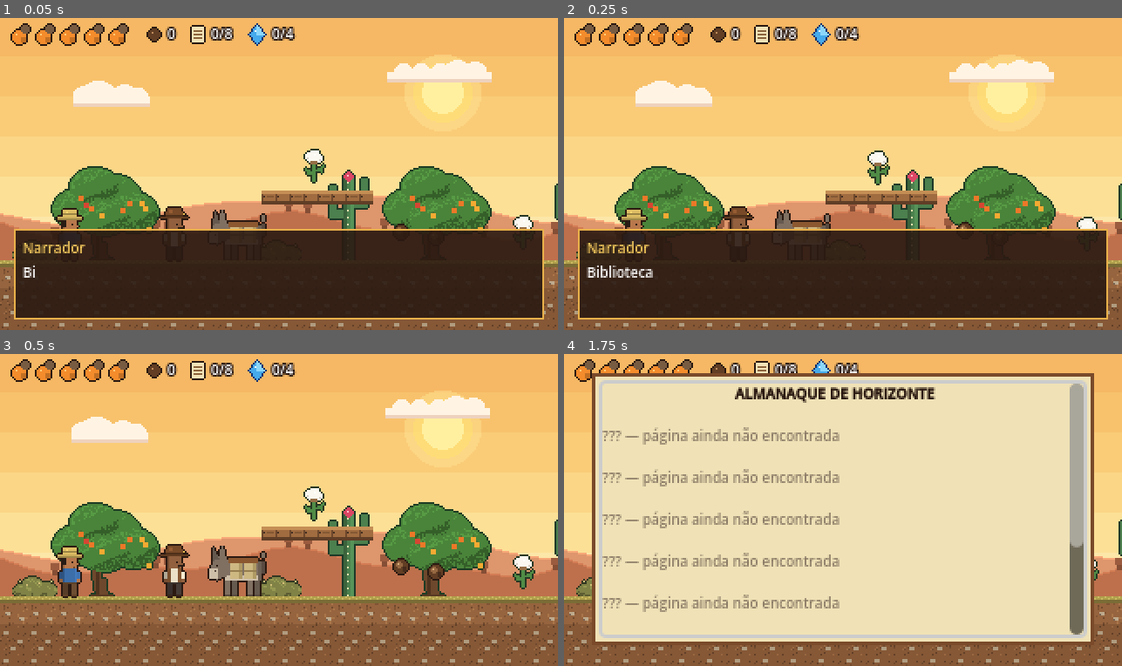
Above: before the commit, frames 1-4 (two rows, left to right).
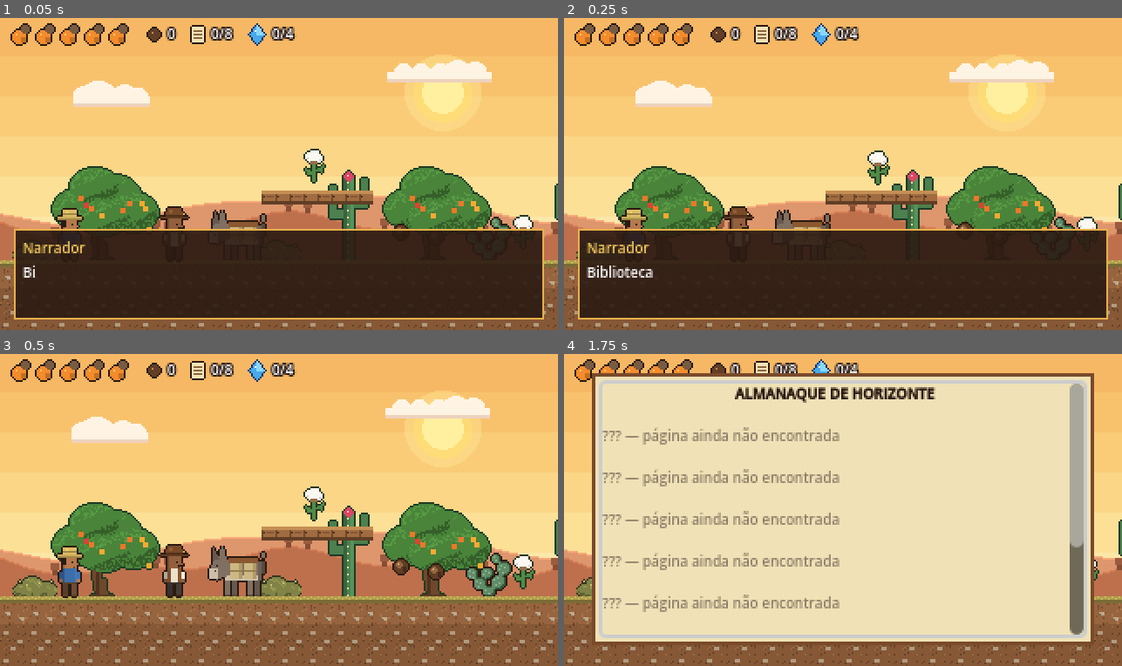
Above: after the commit, the same moments.

Repository: helicleiton/horizonte-jornada-no-tempo
Game: Godot game, scene res://tests/smoke_test.tscn
Same seed, same stepped clock (60 frames per second), same inputs: the game is played once before the commit and once after it. This scene is started directly instead of the project's main scene.
Inputs:
- Up to frame 1 (0.05 s): no input
- Up to frame 2 (0.25 s): no input
- Up to frame 3 (0.5 s): no input
- Up to frame 4 (1.75 s): tap Enter at 0.5 s; hold Tab (almanaque) 0.53-1.28 s; hold D (mover_direita) from 0.53 s (still down); tap Space (pular) at 0.77, 1.25, 1.52 s; tap E (interagir) at 1.35 s

The runs differ from the first frame. In frame 1, less than 0.1% of the frame differs, in the area x 87-92%, y 63-68%; in frame 2, less than 0.1%; in frame 3, 0.7%, in the area x 83-92%, y 63-78%; in frame 4, nothing differs.

Commit message:
Sons reais e plantas do sertão (CC0) na Fase 1
- tools/importar_sons.py: baixa gravações CC0 do Freesound e da Kenney,
  recorta e normaliza. Substitui passos, página, livro do Almanaque,
  semente (triângulo), escolha, ambiente da roça e nascente.
- Zurro do jumento do Seu Zeca, posicional e de tempos em tempos.
- tools/importar_arte.py: recorta palma, coroa-de-frade, agave e pedras
  do pacote CC0 "Desert Level Decorations" (ScratchIO) e aplica o
  contorno dos nossos sprites; plantas distribuídas pela fase.
- Créditos, README e .gitignore (cache dos downloads) atualizados.

Co-Authored-By: Claude Opus 5.5 <noreply@anthropic.com>

Diff:
--- a/scripts/autoload/audio_manager.gd
+++ b/scripts/autoload/audio_manager.gd
@@ -1,6 +1,7 @@
 extends Node
 ## Efeitos sonoros, música e ambiente (autoload "AudioManager").
-## Os arquivos são gerados por tools/gerar_audio.py em assets/audio/.
+## Os arquivos vêm de tools/gerar_audio.py (sintetizados) e de
+## tools/importar_sons.py (gravações CC0), em assets/audio/.
 
 const EFEITOS := [
 	"pulo", "aterrissa", "passo1", "passo2", "semente", "item", "pagina", "caju", "fragmento",
--- a/scripts/levels/fase_teste.gd
+++ b/scripts/levels/fase_teste.gd
@@ -6,6 +6,7 @@
 const MUSICA := "res://assets/audio/musica/fase1_baiao.ogg"
 const AMBIENTE := "res://assets/audio/ambiente/dia_sertao.ogg"
 const NASCENTE := "res://assets/audio/ambiente/nascente.ogg"
+const ZURRO := "res://assets/audio/sfx/jumento.ogg"
 const CHAO_Y := 160.0
 
 @export var limite_direito := 1500
@@ -163,6 +164,15 @@
 		_prop("cerca", x, CHAO_Y + 1, -4)
 	for x in [20, 160, 580, 820, 960, 1290, 1430]:
 		_prop("arbusto", x, CHAO_Y + 1, -3, x % 2 == 0)
+	# Palma, coroa-de-frade, agave e pedras (pixel art CC0, tools/importar_arte.py)
+	for item in [["palma", 280], ["palma_pequena", 1025], ["palma", 1345]]:
+		_prop(item[0], item[1], CHAO_Y + 1, -5)
+	for item in [["coroa_de_frade", 382], ["coroa_de_frade_pequena", 396], ["coroa_de_frade", 1405]]:
+		_prop(item[0], item[1], CHAO_Y + 1, -4)
+	_prop("agave", 880, CHAO_Y + 1, -5)
+	_prop("pedra", 778, CHAO_Y + 2, -3)
+	_prop("pedra", 1165, CHAO_Y + 2, -3, true)
+	_prop("pedra_grande", 1478, CHAO_Y + 2, -4)
 	# Nascente (o olho d'água do Seu Venâncio)
 	_prop("nascente", 752, CHAO_Y + 4, -2)
 
@@ -172,6 +182,7 @@
 		jumento.flip_h = true
 		jumento.z_index = -1
 		add_child(jumento)
+		_zurrar_de_vez_em_quando(jumento.position)
 
 
 # --- Áudio ----------------------------------------------------------------------------------
@@ -190,3 +201,24 @@
 	agua.volume_db = -4.0
 	add_child(agua)
 	agua.play()
+
+
+## O jumento do Seu Zeca zurra a cada 14–26 s; só se ouve de perto.
+func _zurrar_de_vez_em_quando(posicao: Vector2) -> void:
+	if not ResourceLoader.exists(ZURRO):
+		return
+	var zurro := AudioStreamPlayer2D.new()
+	zurro.stream = load(ZURRO)
+	zurro.position = posicao
+	zurro.max_distance = 300.0
+	zurro.volume_db = -6.0
+	add_child(zurro)
+	var timer := Timer.new()
+	timer.one_shot = true
+	add_child(timer)
+	timer.timeout.connect(func() -> void:
+		if not DialogueBox.ativo:
+			zurro.pitch_scale = randf_range(0.94, 1.04)
+			zurro.play()
+		timer.start(randf_range(14.0, 26.0)))
+	timer.start(randf_range(6.0, 12.0))
Not shown, added: .claude/launch.json
Not shown, added: assets/audio/sfx/jumento.ogg.import
Binary file added: assets/sprites/agave.png
Not shown, added: assets/sprites/agave.png.import
Binary file added: assets/sprites/coroa_de_frade.png
Not shown, added: assets/sprites/coroa_de_frade.png.import
Binary file added: assets/sprites/coroa_de_frade_pequena.png
Not shown, added: assets/sprites/coroa_de_frade_pequena.png.import
Binary file added: assets/sprites/palma.png
Not shown, added: assets/sprites/palma.png.import
Binary file added: assets/sprites/palma_pequena.png
Not shown, added: assets/sprites/palma_pequena.png.import
(and 19 more such lines)
